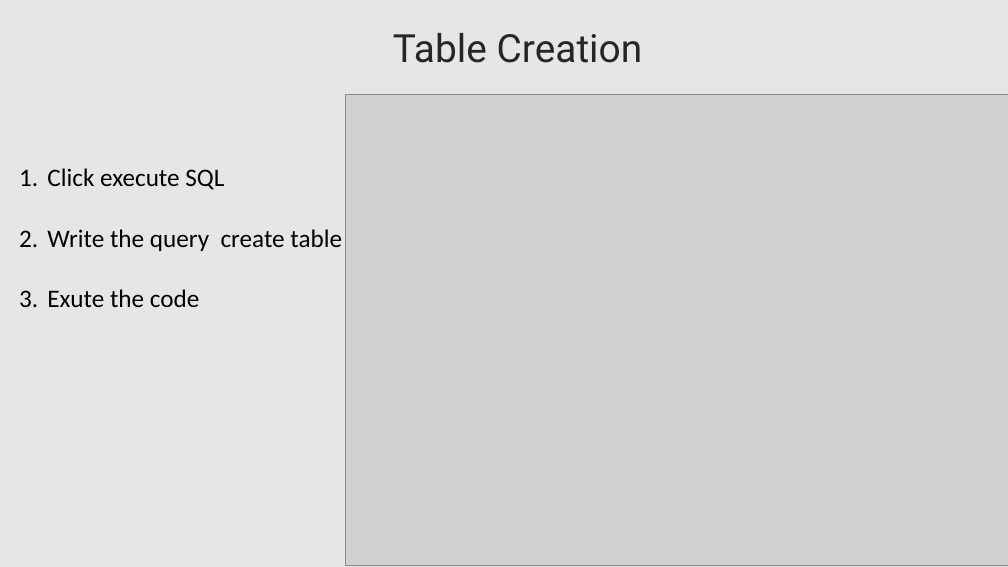
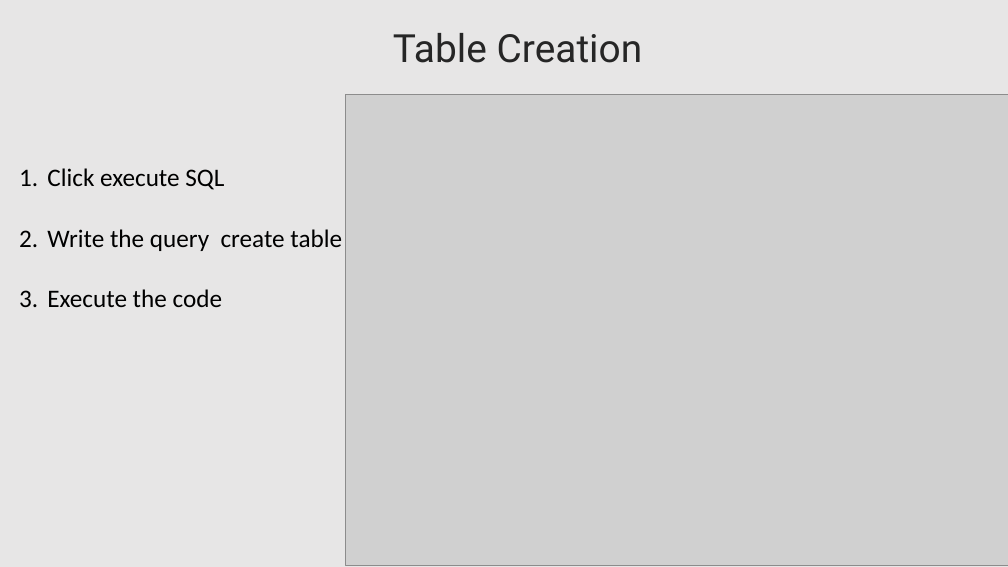
Before and after one commit to lahcenrahlaoui/Wingardium_Leviosaaaa, a slide deck: slide 26 of Presentation-projet-SQLite.pptx. Drawn at 1008x567 pixels with LibreOffice and Linux fonts; fonts in the diff are those of the drawing; grey boxes stand for pictures. Boxes give left, top, right and bottom in pixels: in the first picture for what was removed or moved away, otherwise in the second. Text is boxed around its words. In the diff, an @@ line names an element or a change of style, - is before the commit and + after.

```diff
--- a/Presentation-projet-SQLite.pptx
+++ b/Presentation-projet-SQLite.pptx
@@ text at (47, 289, 223, 307): text changed @@
-3. Exute the code
+3. Execute the code
```
Also in this commit, not shown: 2 other slides changed, 2 other files.
